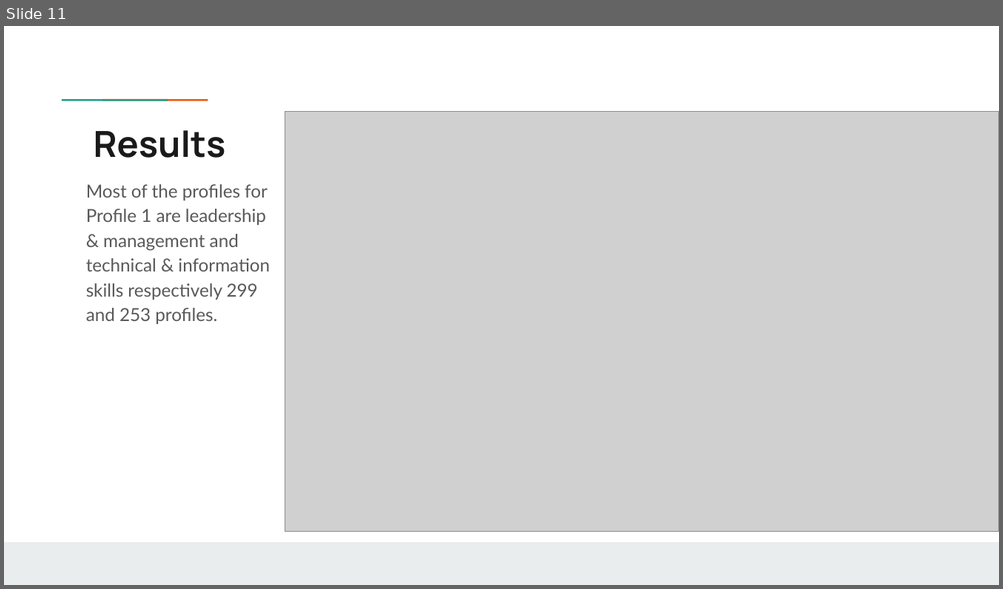
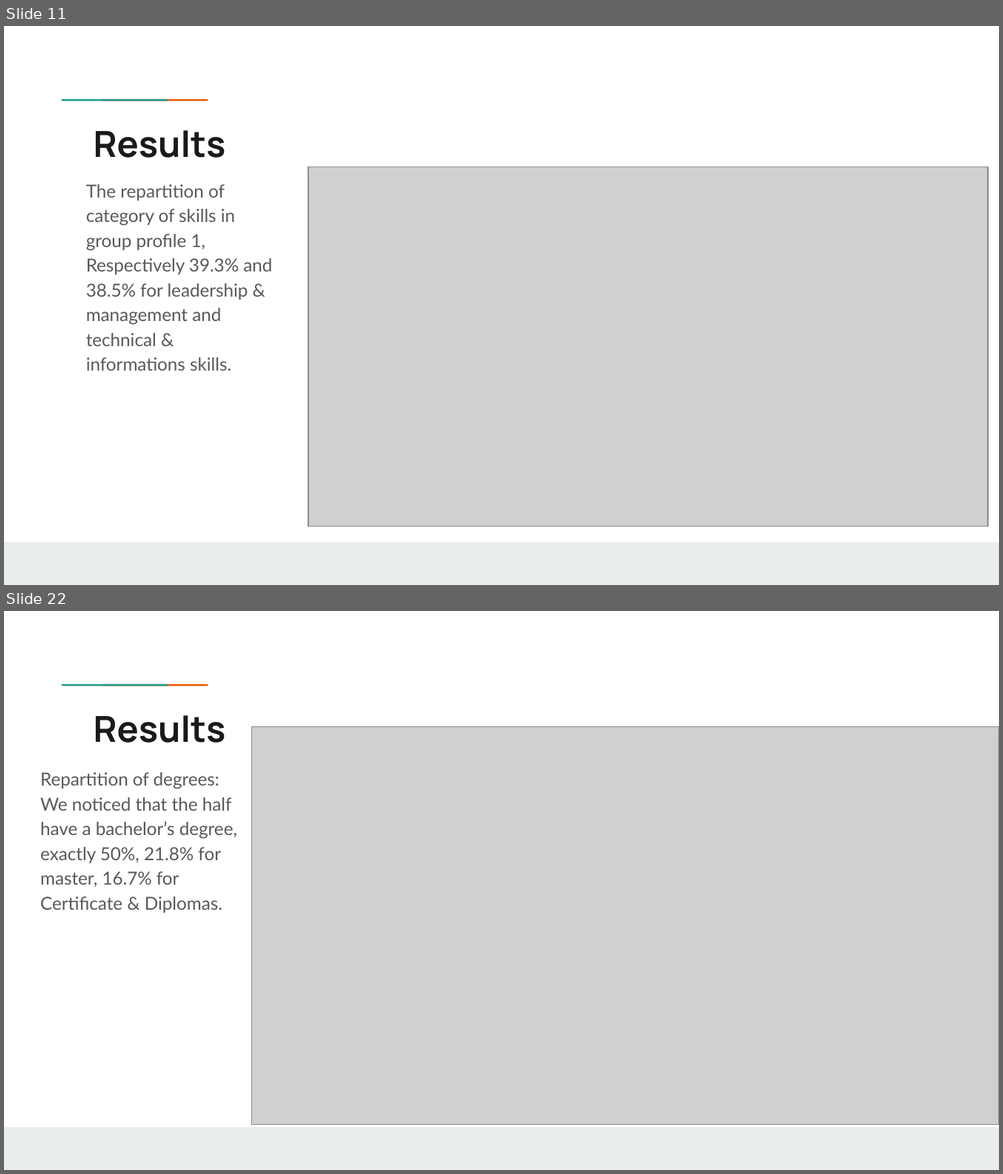
Before and after one commit to B1o0b1/Ayiti_analytics_capstone_project, a slide deck: Capstone_Project_Jean_Franco_Chosson.pptx. Shown one above the other, each under a label of ours: slide 11 before the commit, slides 11 and 22 after it; the slides between them are not shown. The pictures are 1003x589 and 1003x1174 pixels, drawn with LibreOffice and Linux fonts; fonts in the diff are those of the drawing; grey boxes stand for pictures; background and template pictures are left out. Boxes give left, top, right and bottom in pixels: in the first picture for what was removed or moved away, otherwise in the second. Text is boxed around its words. In the diff, an @@ line names an element or a change of style, - is before the commit and + after.

```diff
--- a/Capstone_Project_Jean_Franco_Chosson.pptx
+++ b/Capstone_Project_Jean_Franco_Chosson.pptx
@@ slide 22 added at <box>4,611,999,1170</box>, background #FFFFFF; not listed: 3 template elements that a slide beside it also shows @@
@@ title added at <box>94,715,226,743</box>, 26 pt, text #1A1A1A, bold @@
+Results
@@ picture added at <box>252,726,999,1125</box> @@
@@ text added at <box>40,772,237,913</box>, 13 pt, text #595959 @@
+Repartition of degrees: We noticed that the half have a bachelor’s degree, exactly 50%, 21.8% for master, 16.7% for Certificate & Diplomas.
@@ slide 11 changed as well @@
@@ picture: place and size @@
-picture at <box>284,112,999,532</box>
+picture at <box>308,167,987,527</box>
@@ text at <box>86,184,272,371</box>: text changed @@
-Most of the profiles for Profile 1 are leadership & management and technical & information skills respectively 299 and 253 profiles.
+The repartition of category of skills in group profile 1,
+Respectively 39.3% and 38.5% for leadership & management and technical & informations skills.
```
Also in this commit, not shown: 9 other slides changed, 13 other slides added, 9 slides removed, 1 other file.
